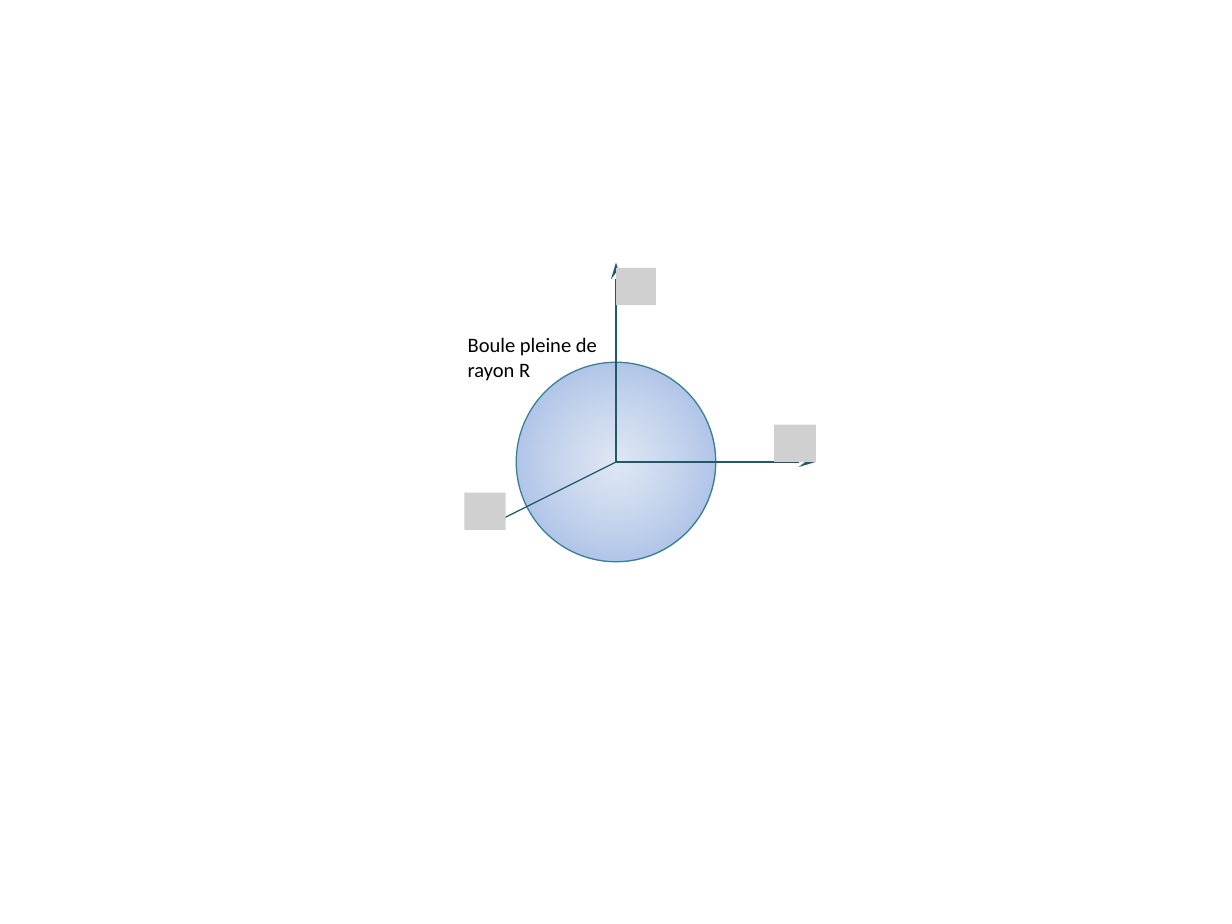
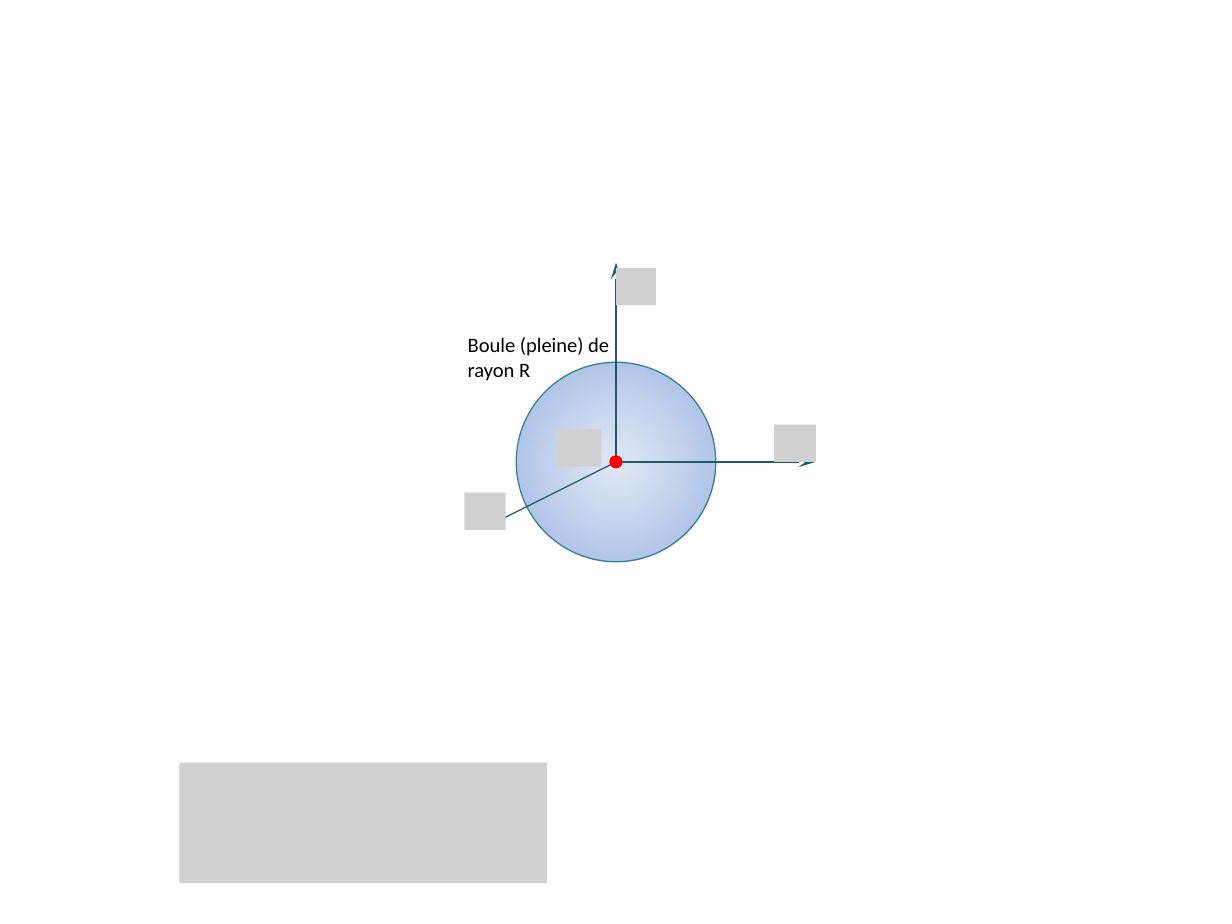
Before and after one commit to xpessoles/Cy_04_PSI_ModelisationDynamique, a slide deck: slide 5 of Chapitre_02_GeometrieMasses/QCM_Matrices/QCM_Matrices.pptx (slide 4 before the commit). Drawn at 1232x924 pixels with LibreOffice and Linux fonts; fonts in the diff are those of the drawing; grey boxes stand for pictures. Boxes give left, top, right and bottom in pixels: in the first picture for what was removed or moved away, otherwise in the second. Text is boxed around its words. In the diff, an @@ line names an element or a change of style, - is before the commit and + after.

```diff
--- a/Chapitre_02_GeometrieMasses/QCM_Matrices/QCM_Matrices.pptx
+++ b/Chapitre_02_GeometrieMasses/QCM_Matrices/QCM_Matrices.pptx
@@ text at (x1=468, y1=337, x2=609, y2=381): text changed @@
-Boule pleine de rayon R
+Boule (pleine) de rayon R
@@ picture added at (x1=558, y1=430, x2=601, y2=467) @@
@@ ellipse added at (x1=611, y1=457, x2=621, y2=467), fill #FF0000, outline #FF0000 2 pt @@
@@ picture added at (x1=180, y1=763, x2=547, y2=883) @@
```
Also in this commit, not shown: 6 other slides changed, 12 slides added, 5 other files.
